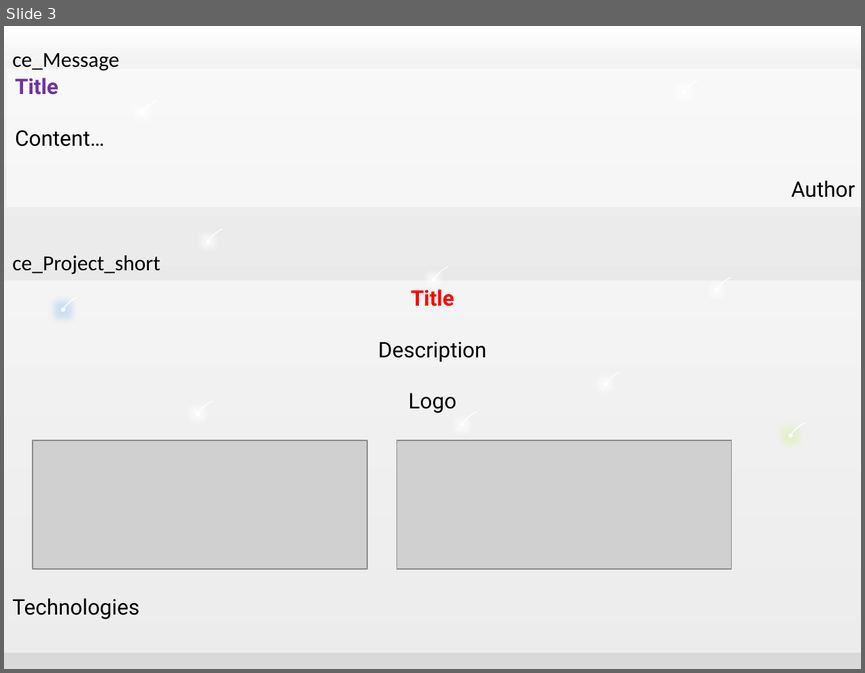
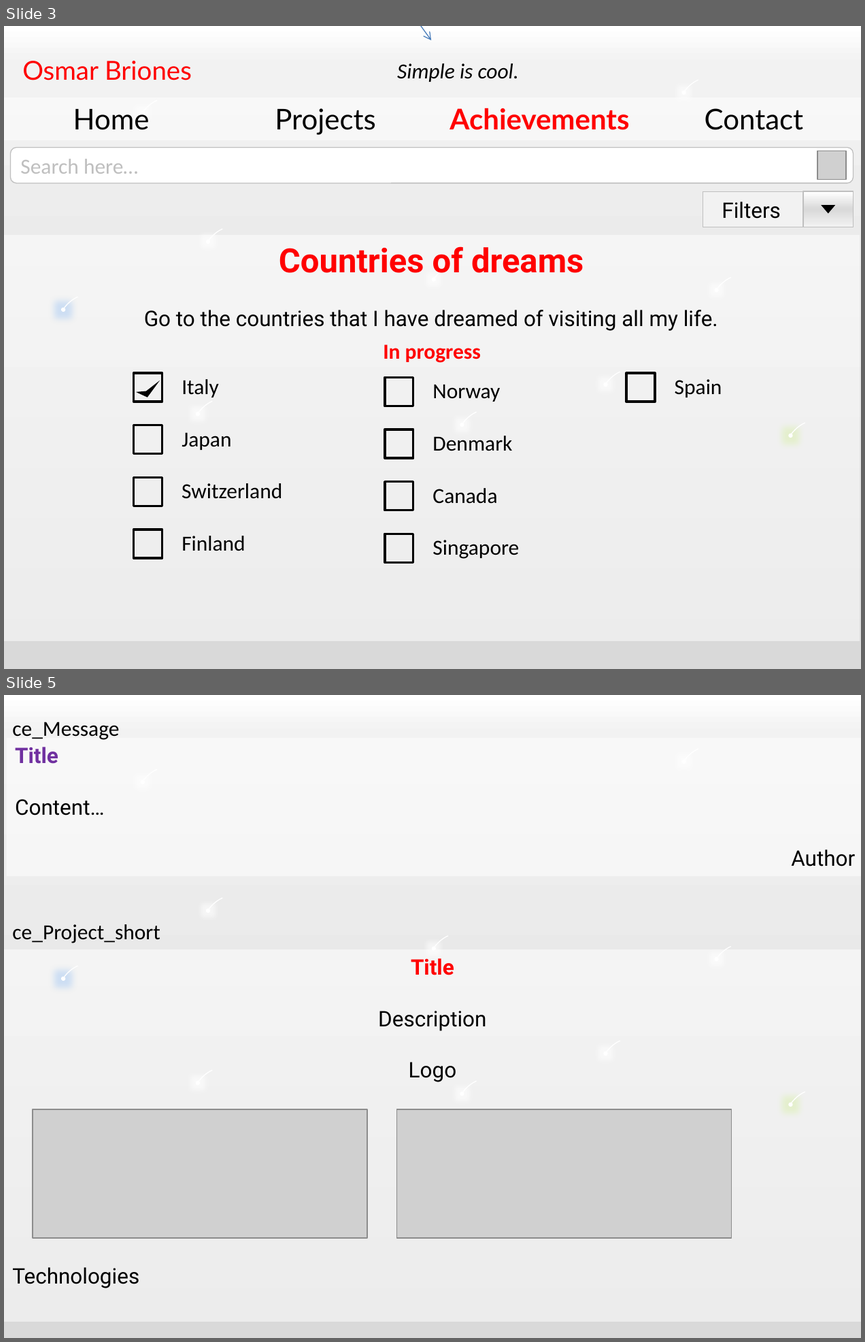
Before and after one commit to OsmarBriones/VidaS2, a slide deck: screens.pptx. Shown one above the other, each under a label of ours: slide 3 before the commit, slides 3 and 5 after it; the slides between them are not shown. The pictures are 865x673 and 865x1342 pixels, drawn with LibreOffice and Linux fonts; fonts in the diff are those of the drawing; grey boxes stand for pictures; background and template pictures are left out. Boxes give left, top, right and bottom in pixels: in the first picture for what was removed or moved away, otherwise in the second. Text is boxed around its words. In the diff, an @@ line names an element or a change of style, - is before the commit and + after.

```diff
--- a/screens.pptx
+++ b/screens.pptx
@@ slide 3 added at box(4, 26, 861, 669), background gradient #FFFFFF to #F2F2F2 to #D9D9D9; not listed: 20 template elements that a slide beside it also shows @@
@@ arrow added from (384, 26) to (432, 40), #4B7EBC 0.75 pt @@
@@ text added at box(22, 61, 192, 80), 22 pt, text #FF0000 @@
+Osmar Briones
@@ text added at box(397, 63, 519, 82), 18 pt, text #000000, italic @@
+Simple is cool.
@@ table added at box(4, 97, 861, 140), 1 rows, 4 columns @@
+Home | Projects | Achievements | Contact
@@ rounded rectangle added at box(10, 148, 852, 184), fill #FFFFFF, outline #BFBFBF 0.75 pt, 18 pt, text #BFBFBF @@
+Search here…
@@ picture added at box(817, 151, 845, 180) @@
@@ group added at box(703, 191, 852, 227): 2 rectangles, 1 triangle, 1 text @@
+Filters
@@ rectangle added at box(4, 235, 860, 641), fill #FFFFFF at 50% opacity @@
@@ text added at box(144, 246, 718, 331), 18 pt, text #000000 @@
+Countries of dreams
+Go to the countries that I have dreamed of visiting all my life.
@@ text added at box(383, 344, 481, 363), 18 pt, text #FF0000, bold @@
+In progress
@@ group added at box(133, 373, 722, 562): 9 rectangles, 9 texts, 1 freeform shape @@
+Japan
+Switzerland
+Finland
+Norway
+Denmark
+Canada
+Singapore
+Spain
+Italy
@@ what was slide 3 is now slide 5 @@
```
Also in this commit, not shown: 1 slide changed, 3 other slides added, 1 slide removed.
